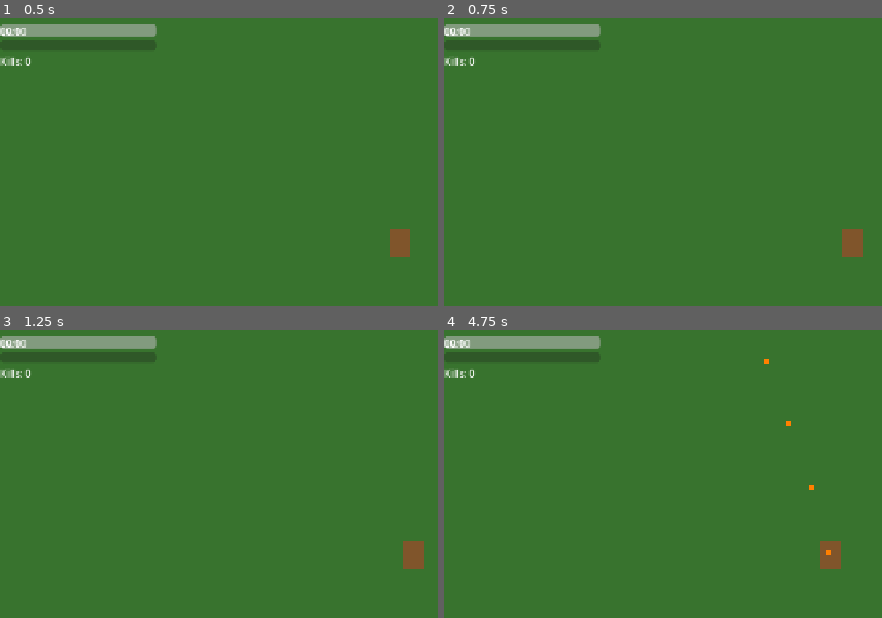
Above: before the commit, frames 1-4 (two rows, left to right).
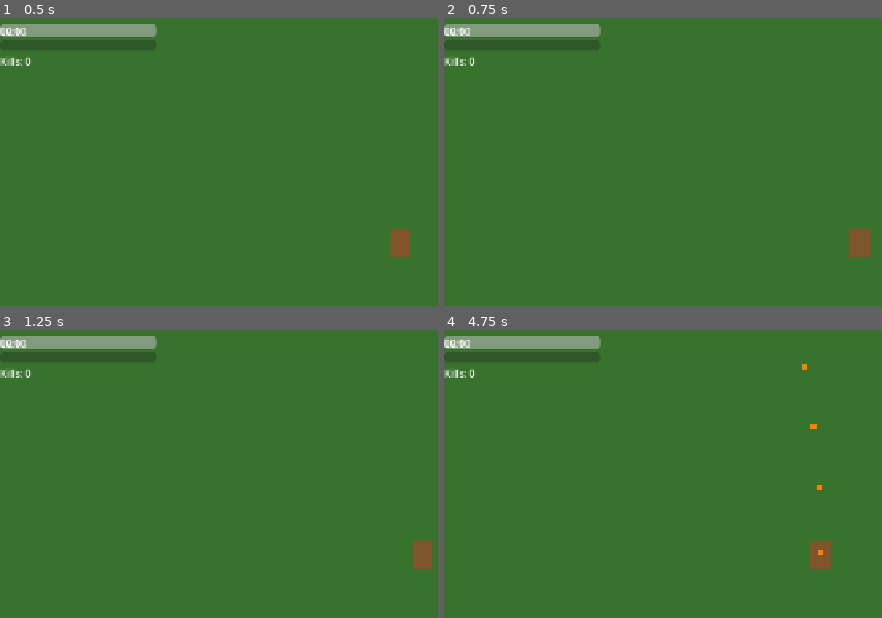
Above: after the commit, the same moments.

Repository: SardineBob/BubbleTeaHelp
Game: Godot game, scene res://scenes/World.tscn
Two runs of this game, one before a commit and one after it. Both use one fixed random seed, a clock stepped at 60 frames per second and the inputs below.
Inputs:
- Up to frame 1 (0.5 s): no input
- Up to frame 2 (0.75 s): tap Enter at 0.5 s; hold D (move_right) from 0.53 s (still down)
- Up to frame 3 (1.25 s): keep holding D (move_right)
- Up to frame 4 (4.75 s): tap Space at 1.25, 4.25 s; release D (move_right) at 1.28 s; hold S (move_down) 1.28-2.03 s; hold D (move_right) 2.03-2.78 s; tap Enter at 2.75 s; hold W (move_up) 2.78-3.53 s; hold A (move_left) from 3.53 s (still down)

Frame 1 is identical in both runs. In frame 2, 0.3% of the frame differs, in the area x 90-98%, y 73-83%; in frame 3, 0.4%; in frame 4, 0.6%, in the area x 73-91%, y 10-83%.

Commit message:
fix #68: set MOTION_MODE_FLOATING, increase speed to 200 for top-down movement

Diff:
--- a/scripts/Player.gd
+++ b/scripts/Player.gd
@@ -18,7 +18,7 @@
 extends CharacterBody2D
 
 # ── 移動設定（PLAYER-02）─────────────────────────────────
-@export var speed: float = 120.0
+@export var speed: float = 200.0
 @export var map_bounds: Rect2 = Rect2(0.0, 0.0, 3200.0, 3200.0)
 
 # ── 生命值（PLAYER-04/05/06）────────────────────────────
@@ -116,6 +116,7 @@
 
 
 func _ready() -> void:
+	motion_mode = CharacterBody2D.MOTION_MODE_FLOATING
 	add_to_group("player")
 	hp = max_hp
 	# 初始化武器冷卻
